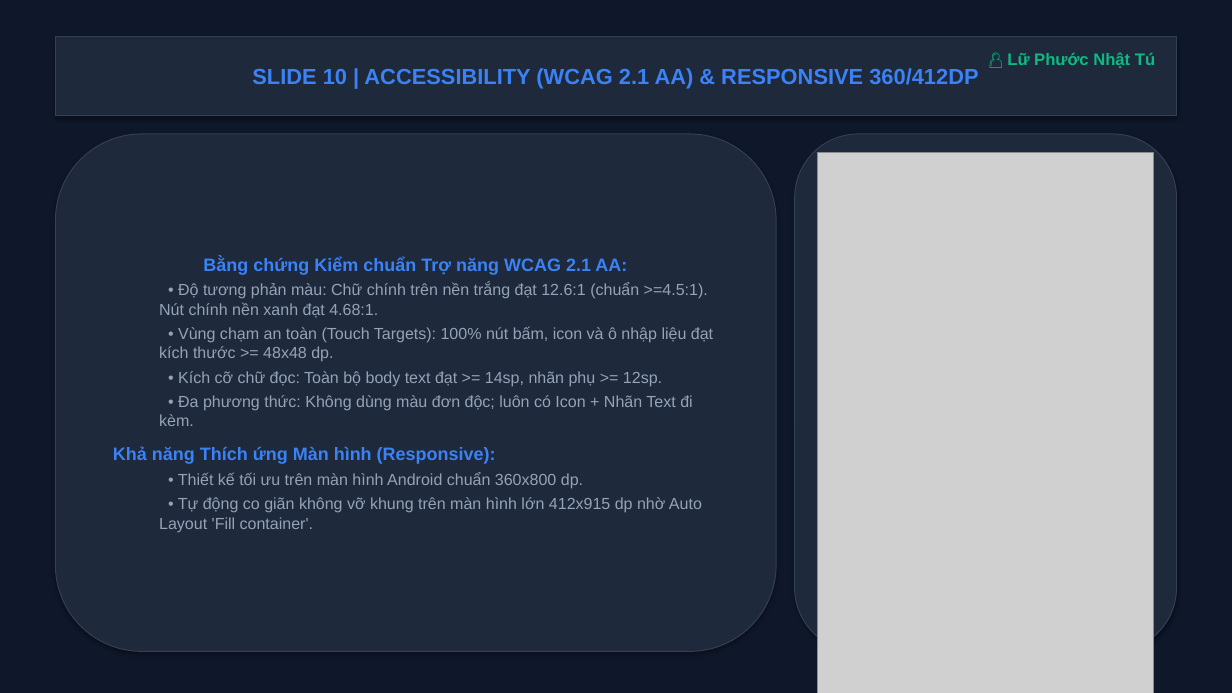
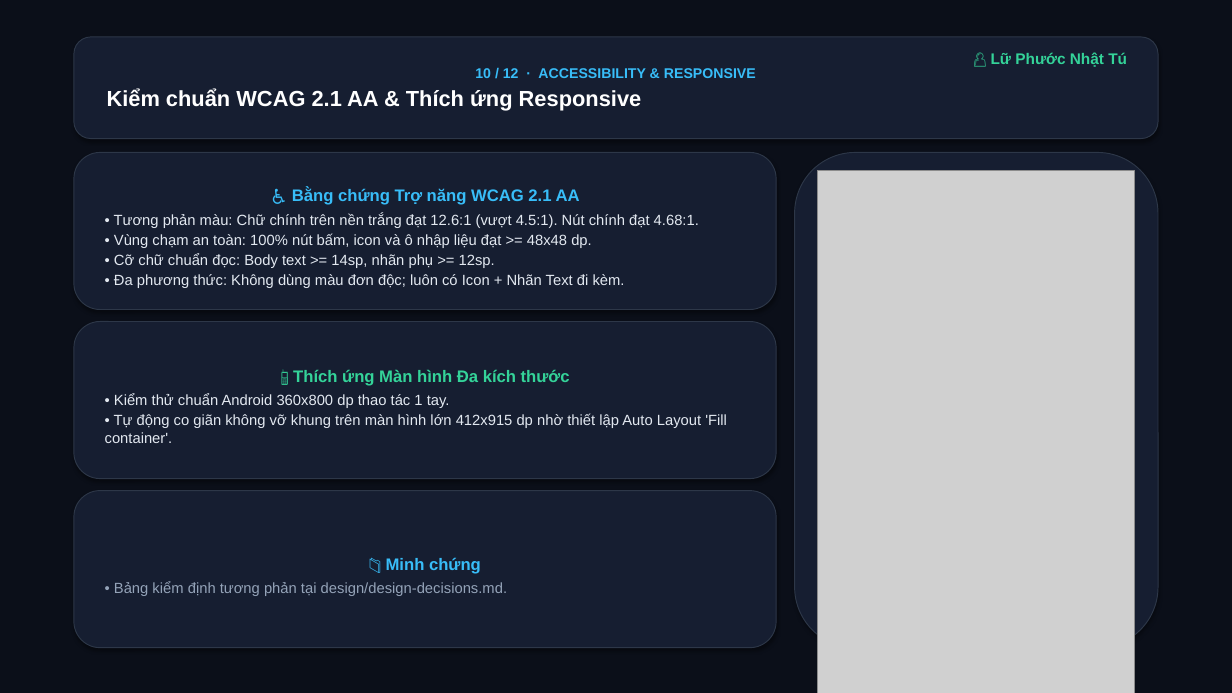
Before and after one commit to LuTu-2004/prm323-lab2-group4, a slide deck: slide 10 of docs/PRM323_Lab2_Nhom4_Slides.pptx. Drawn at 1232x693 pixels with LibreOffice and Linux fonts; fonts in the diff are those of the drawing; grey boxes stand for pictures. Boxes give left, top, right and bottom in pixels: in the first picture for what was removed or moved away, otherwise in the second. Text is boxed around its words. In the diff, an @@ line names an element or a change of style, - is before the commit and + after.

Commit message:
refactor(docs): redesign slides with clean 3-card layout, balanced spacing, and high contrast visual hierarchy

```diff
--- a/docs/PRM323_Lab2_Nhom4_Slides.pptx
+++ b/docs/PRM323_Lab2_Nhom4_Slides.pptx
@@ rectangle at [0, 0, 1232, 693]: fill #0F172A to #0B0F19; outline #0F172A 0.75 pt to none @@
@@ rounded rectangle "10 / 12 · ACCESSIBILITY ...": place and size @@
-rounded rectangle "10 / 12 · ACCESSIBILITY ..." at [55, 37, 1177, 116]
+rounded rectangle "10 / 12 · ACCESSIBILITY ..." at [74, 37, 1158, 139]
@@ rounded rectangle "10 / 12 · ACCESSIBILITY ..." at [74, 37, 1158, 139]: rectangle to rounded rectangle; fill #1E293B to #161E31; outline #334155 0.75 pt to #2D3748 0.75 pt @@
@@ text "👤 Lữ Phước Nhật Tú": place and size @@
-text "👤 Lữ Phước Nhật Tú" at [1007, 52, 1155, 68]
+text "👤 Lữ Phước Nhật Tú" at [991, 52, 1127, 67]
@@ text "👤 Lữ Phước Nhật Tú" at [991, 52, 1127, 67]: size 13 to 12 pt, text colour #10B981 to #34D399 @@
@@ text in rounded rectangle at [107, 68, 756, 110]: text changed; text colour #3B82F6 to #FFFFFF @@
-SLIDE 10 | ACCESSIBILITY (WCAG 2.1 AA) & RESPONSIVE 360/412DP
+10 / 12 · ACCESSIBILITY & RESPONSIVE
+Kiểm chuẩn WCAG 2.1 AA & Thích ứng Responsive
@@ rounded rectangle "♿ Bằng chứng Trợ năng ...": place and size @@
-rounded rectangle "♿ Bằng chứng Trợ năng ..." at [55, 134, 776, 652]
+rounded rectangle "♿ Bằng chứng Trợ năng ..." at [74, 152, 776, 310]
@@ rounded rectangle "♿ Bằng chứng Trợ năng ..." at [74, 152, 776, 310]: fill #1E293B to #161E31; outline #334155 0.75 pt to #2D3748 0.75 pt @@
@@ rounded rectangle at [795, 152, 1158, 648]: fill #1E293B to #161E31; outline #334155 0.75 pt to #2D3748 0.75 pt @@
@@ rounded rectangle: place and size @@
-rounded rectangle at [795, 134, 1177, 652]
+rounded rectangle at [795, 152, 1158, 648]
@@ picture: place and size @@
-picture at [818, 152, 1153, 693]
+picture at [818, 171, 1135, 693]
@@ text in rounded rectangle at [114, 188, 699, 268]: text changed; size 12.5 to 11.5 pt; text colour #94A3B8 to #E2E8F0 @@
-Bằng chứng Kiểm chuẩn Trợ năng WCAG 2.1 AA:
-  • Độ tương phản màu: Chữ chính trên nền trắng đạt 12.6:1 (chuẩn >=4.5:1). Nút chính nền xanh đạt 4.68:1.
-  • Vùng chạm an toàn (Touch Targets): 100% nút bấm, icon và ô nhập liệu đạt kích thước >= 48x48 dp.
-  • Kích cỡ chữ đọc: Toàn bộ body text đạt >= 14sp, nhãn phụ >= 12sp.
+♿ Bằng chứng Trợ năng WCAG 2.1 AA
+• Tương phản màu: Chữ chính trên nền trắng đạt 12.6:1 (vượt 4.5:1). Nút chính đạt 4.68:1.
+• Vùng chạm an toàn: 100% nút bấm, icon và ô nhập liệu đạt >= 48x48 dp.
+• Cỡ chữ chuẩn đọc: Body text >= 14sp, nhãn phụ >= 12sp.
@@ text in rounded rectangle at [114, 274, 625, 288]: size 12.5 to 11.5 pt, text colour #94A3B8 to #E2E8F0 in "• Đa phương thức: Không dùng màu ..."; list level 2 to 1 in "• Đa phương thức: Không ..." @@
@@ rounded rectangle added at [74, 322, 776, 479], fill #161E31, outline #2D3748 0.75 pt, 11.5 pt, text #E2E8F0 @@
+📱 Thích ứng Màn hình Đa kích thước
+• Kiểm thử chuẩn Android 360x800 dp thao tác 1 tay.
+• Tự động co giãn không vỡ khung trên màn hình lớn 412x915 dp nhờ thiết lập Auto Layout 'Fill container'.
@@ text in rounded rectangle at [113, 446, 702, 532]: paragraphs removed @@
-Khả năng Thích ứng Màn hình (Responsive):
-  • Thiết kế tối ưu trên màn hình Android chuẩn 360x800 dp.
-  • Tự động co giãn không vỡ khung trên màn hình lớn 412x915 dp nhờ Auto Layout 'Fill container'.
@@ rounded rectangle added at [74, 491, 776, 648], fill #161E31, outline #2D3748 0.75 pt, 11.5 pt, text #94A3B8 @@
+📁 Minh chứng
+• Bảng kiểm định tương phản tại design/design-decisions.md.
```
Also in this commit, not shown: 11 other slides changed, 1 other file.
